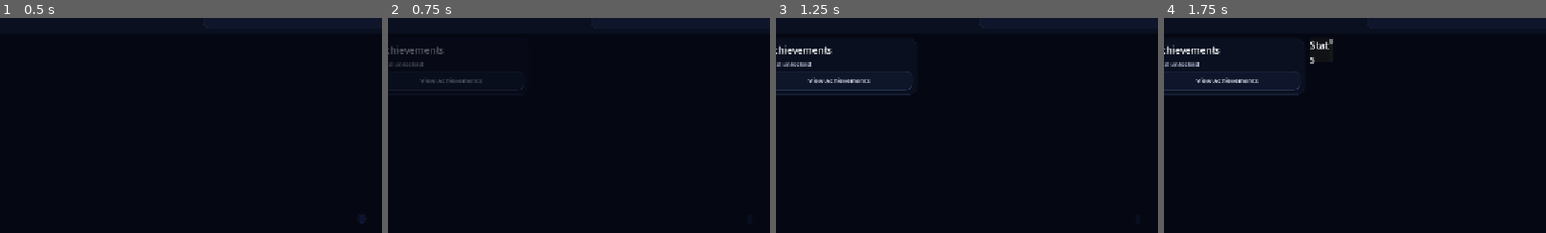
Above: before the commit, frames 1-4 (left to right).
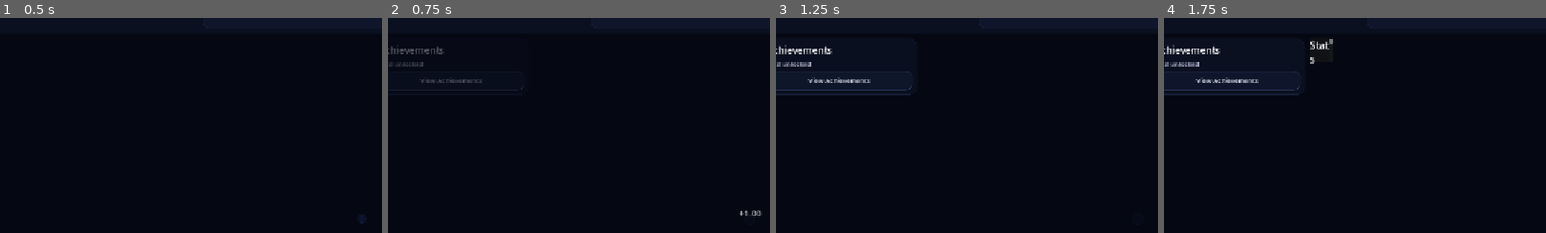
Above: after the commit, the same moments.

Repository: franciscoCapa27/Squared_2
Game: Godot game, scene res://scenes/main/Main.tscn
The game is run twice, just before and just after one commit, with the same random seed, the same clock (stepped at 60 frames per second) and the same inputs.
Inputs (mouse positions are % of the whole screen's width and height, from its top left):
- Up to frame 1 (0.5 s): no input
- Up to frame 2 (0.75 s): click (50, 57) at 0.5 s
- Up to frame 3 (1.25 s): no input
- Up to frame 4 (1.75 s): click "Stats" at 1.25 s
The pictures show only the part of the screen within x 3-53%, y 10-60%; the shares and areas given below are measured in that part.

Frame 1 is identical in both runs. In frame 2, 0.1% of the frame differs, in the area x 92-98%, y 89-92%; in frame 3, less than 0.1%; in frame 4, nothing differs.

Commit message:
feature: Add quiet click feedback and floating gains
Refs #66

Diff:
--- a/squared-2/scripts/squares/square_button.gd
+++ b/squared-2/scripts/squares/square_button.gd
@@ -7,6 +7,9 @@
 var is_respawning: bool = false
 var respawn_timer: SceneTreeTimer = null
 var normal_modulate: Color = Color.WHITE
+
+## A tween dedicated to the quick press/compression animation on manual click.
+var press_tween: Tween
 
 func setup(id: String) -> void:
 	square_id = id
@@ -46,6 +49,7 @@
 	if square_data != null:
 		respawn_time = SquareCalculator.calculate_respawn_time(square_data)
 
+	_play_press_animation()
 	_start_respawn(respawn_time)
 
 func refresh_visuals() -> void:
@@ -61,6 +65,19 @@
 		return
 
 	normal_modulate = square_data.visual_profile.base_color
+
+func _play_press_animation() -> void:
+	# Kill any previous animation that is still running so the scale state is clean.
+	if press_tween and press_tween.is_valid():
+		press_tween.kill()
+	scale = Vector2.ONE
+
+	press_tween = create_tween().set_parallel(false)
+	# Squash slightly
+	press_tween.tween_property(self, "scale", Vector2(0.92, 0.92), 0.05).set_ease(Tween.EASE_IN)
+	# Spring back
+	press_tween.tween_property(self, "scale", Vector2.ONE, 0.1).set_ease(Tween.EASE_OUT)
+
 
 func _start_respawn(respawn_time: float) -> void:
 	is_respawning = true
--- a/squared-2/scripts/ui/grid_page.gd
+++ b/squared-2/scripts/ui/grid_page.gd
@@ -217,6 +217,41 @@
 	GameState.click_square(square_id)
 	square_selected.emit(square_id)
 
+	var button: SquareButton = square_buttons_by_id.get(square_id) as SquareButton
+	if button:
+		var square_data: SquareData = GameState.get_square(square_id)
+		if square_data:
+			var payout: float = SquareCalculator.calculate_manual_payout(square_data)
+			_spawn_float_gain(button, payout)
+
+
+func _spawn_float_gain(button: SquareButton, payout: float) -> void:
+	# Instantiate a simple Label to serve as the floating gain indicator.
+	var label := Label.new()
+	var formatted := NumberFormatter.amount(payout)
+	label.text = ("+%s" % formatted) if payout >= 0.0 else formatted
+
+	# Some basic overrides so the text reads well across themes.
+	label.add_theme_color_override("font_color", Color(1.0, 1.0, 1.0, 1.0))
+	label.add_theme_font_size_override("font_size", 14)
+
+	# Start invisible; the tween will fade it in/out.
+	label.modulate = Color(1.0, 1.0, 1.0, 0.0)
+
+	# Position near the button's centre, offset upward.
+	var btn_center := button.global_position + button.size * 0.5
+	var local_pos := btn_center - grid_area.global_position
+	label.position = local_pos + Vector2(-20, -20)
+
+	grid_area.add_child(label)
+
+	var tw := create_tween()
+	tw.set_parallel(false)
+
+	tw.tween_property(label, "modulate:a", 1.0, 0.05)
+	tw.tween_property(label, "position:y", label.position.y - 30, 0.6).set_ease(Tween.EASE_OUT)
+	tw.parallel().tween_property(label, "modulate:a", 0.0, 0.5).set_ease(Tween.EASE_IN)
+	tw.tween_callback(label.queue_free)
 
 
 func _on_upgrade_grid_button_pressed() -> void:
